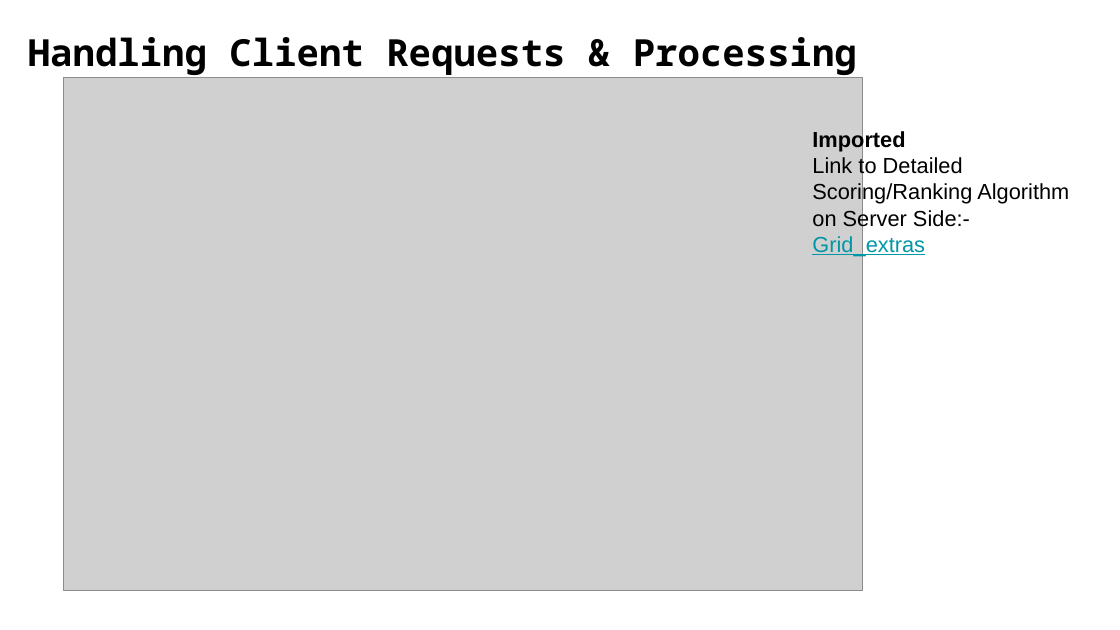
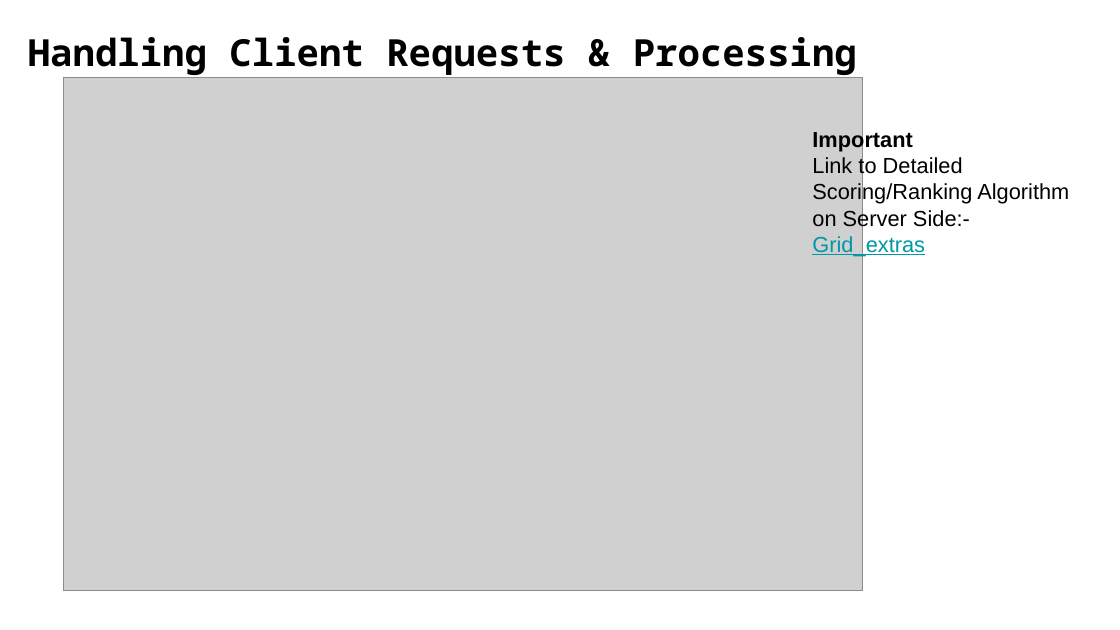
Before and after one commit to Debanitrkl/FlipkartGrid, a slide deck: slide 6 of GRiD_ Fashion Intelligence Systems_The Ignitors_NIT Rourkela.pptx. Drawn at 1120x630 pixels with LibreOffice and Linux fonts; fonts in the diff are those of the drawing; grey boxes stand for pictures; background and template pictures are left out. Boxes give left, top, right and bottom in pixels: in the first picture for what was removed or moved away, otherwise in the second. Text is boxed around its words. In the diff, an @@ line names an element or a change of style, - is before the commit and + after.

```diff
--- a/GRiD_ Fashion Intelligence Systems_The Ignitors_NIT Rourkela.pptx
+++ b/GRiD_ Fashion Intelligence Systems_The Ignitors_NIT Rourkela.pptx
@@ text at (812,130,913,152): text changed @@
-Imported
+Important
```
